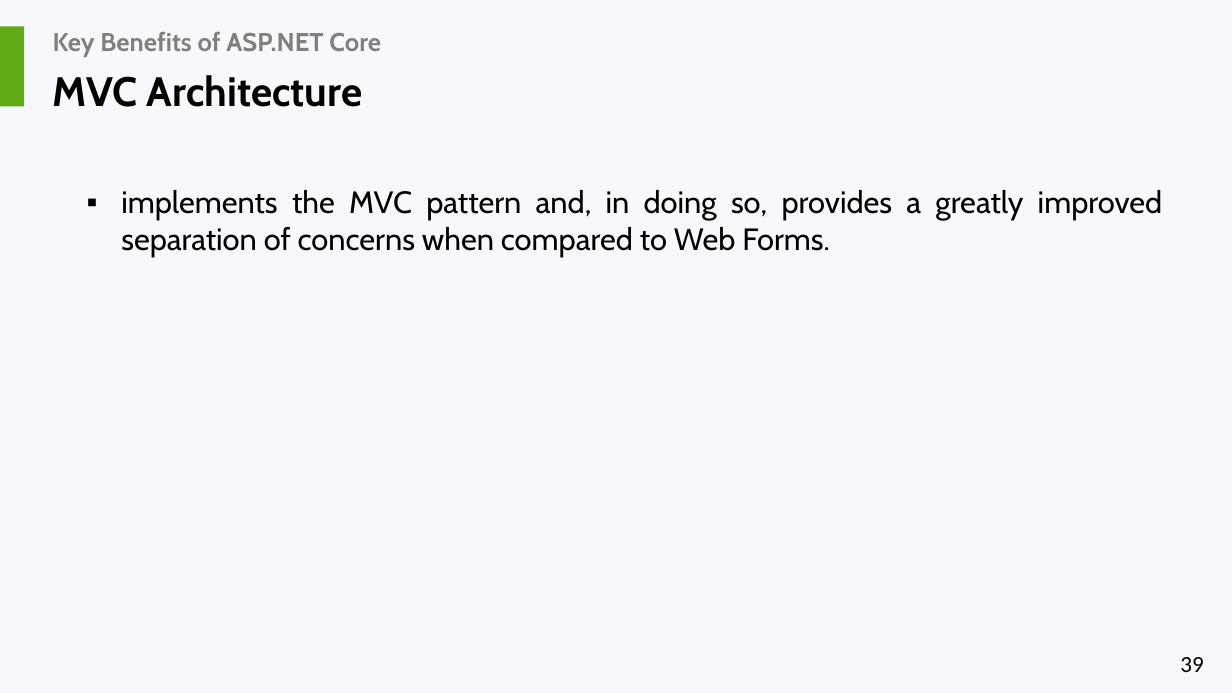
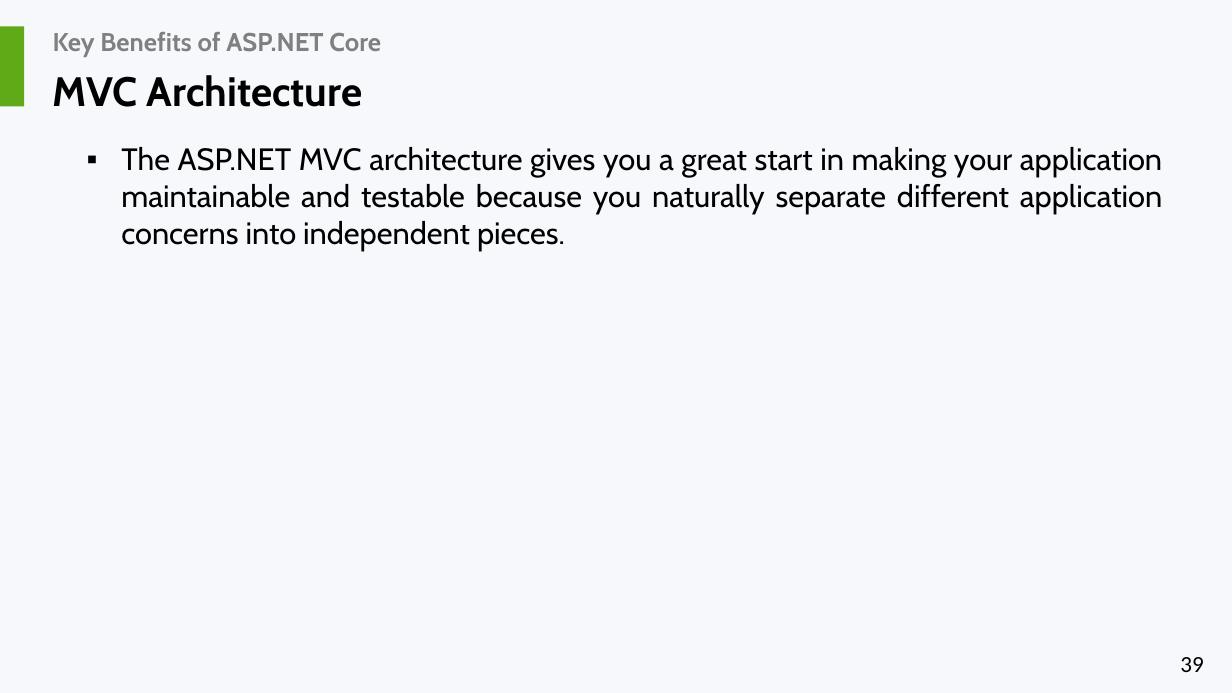
Before and after one commit to liviucotfas/ase-web-and-cloud-applications-security, a slide deck: slide 39 of Presentation ASPNET MVC Core - Part I.pptx. Drawn at 1232x693 pixels with LibreOffice and Linux fonts; fonts in the diff are those of the drawing. Boxes give left, top, right and bottom in pixels: in the first picture for what was removed or moved away, otherwise in the second. Text is boxed around its words. In the diff, an @@ line names an element or a change of style, - is before the commit and + after.

```diff
--- a/Presentation ASPNET MVC Core - Part I.pptx
+++ b/Presentation ASPNET MVC Core - Part I.pptx
@@ text at (121, 147, 1162, 251): text changed @@
-▪ implements the MVC pattern and, in doing so, provides a greatly improved separation of concerns when compared to Web Forms.
+▪ The ASP.NET MVC architecture gives you a great start in making your application maintainable and testable because you naturally separate different application concerns into independent pieces.
```
Also in this commit, not shown: 7 other slides changed, 1 slide removed.
